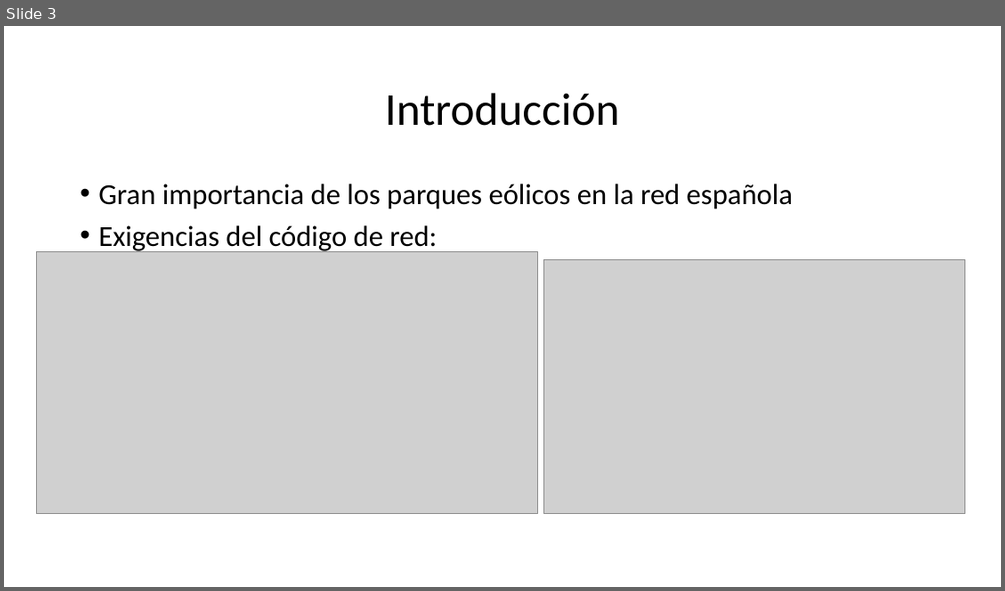
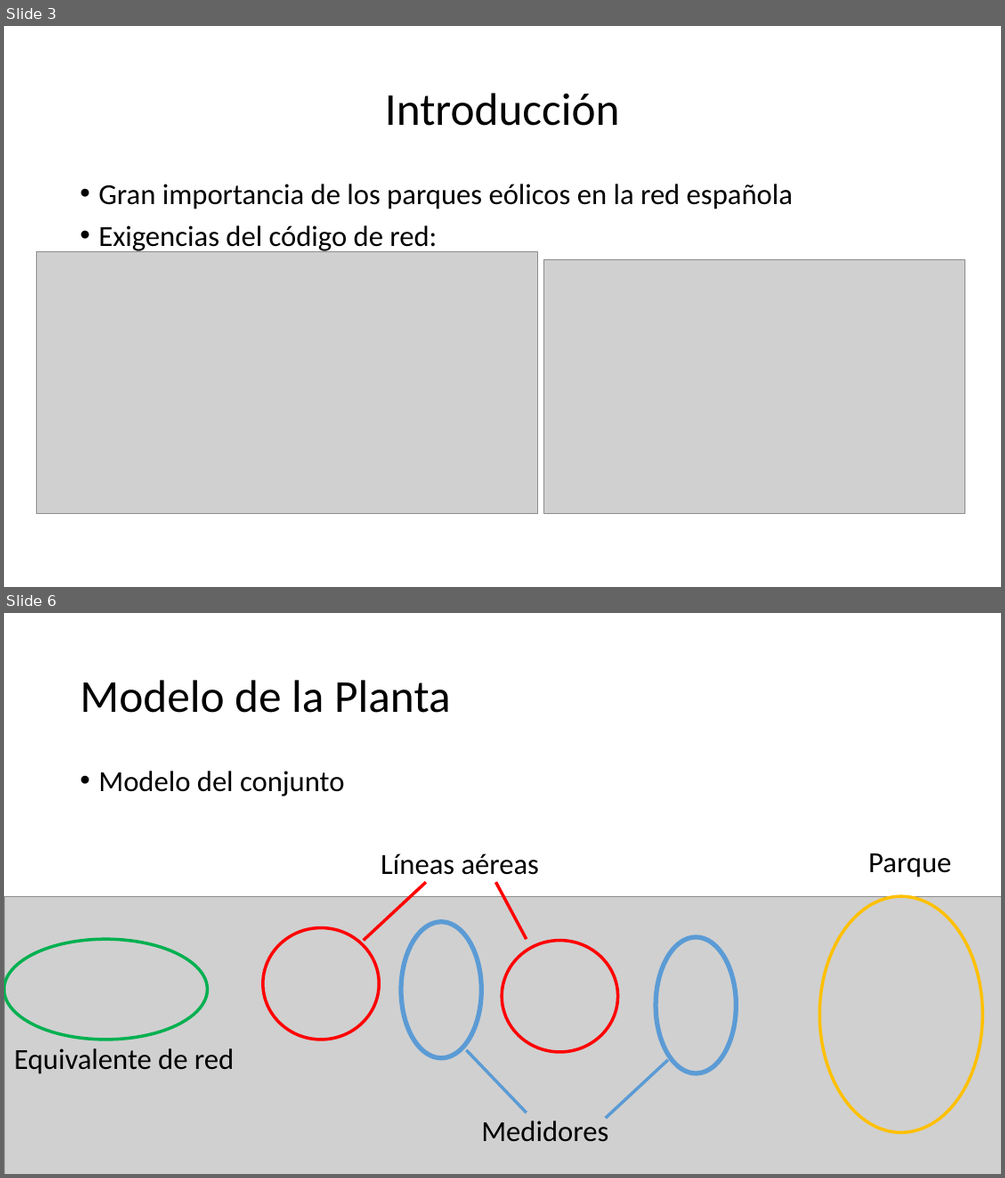
Before and after one commit to EmilioLdelaFuente/tfg, a slide deck: tfgPP.pptx. Shown one above the other, each under a label of ours: slide 3 before the commit, slides 3 and 6 after it; the slides between them are not shown. The pictures are 1005x591 and 1005x1178 pixels, drawn with LibreOffice and Linux fonts; fonts in the diff are those of the drawing; grey boxes stand for pictures. Boxes give left, top, right and bottom in pixels: in the first picture for what was removed or moved away, otherwise in the second. Text is boxed around its words. In the diff, an @@ line names an element or a change of style, - is before the commit and + after.

```diff
--- a/tfgPP.pptx
+++ b/tfgPP.pptx
@@ slide 6 added at [4,613,1001,1174], background #FFFFFF @@
@@ title added at [80,680,451,713], 44 pt, text #000000 @@
+Modelo de la Planta
@@ text added at [98,771,344,796], 28 pt, text #000000 @@
+• Modelo del conjunto
@@ text added at [380,853,539,875], 28 pt, text #000000 @@
+Líneas aéreas
@@ text added at [868,853,951,877], 28 pt, text #000000 @@
+Parque
@@ picture added at [4,896,1001,1174] @@
@@ line added from (364, 941) to (426, 882), #FF0000 3 pt @@
@@ line added from (526, 939) to (496, 882), #FF0000 3 pt @@
@@ ellipse added at [820,896,983,1133], outline #FFC000 3 pt @@
@@ ellipse added at [263,928,379,1039], outline #FF0000 3 pt @@
@@ ellipse added at [401,922,481,1058], outline #5B9BD5 4.5 pt @@
@@ ellipse added at [4,939,208,1039], outline #00B050 3 pt @@
@@ ellipse added at [502,941,618,1052], outline #FF0000 3 pt @@
@@ ellipse added at [656,937,736,1073], outline #5B9BD5 4.5 pt @@
@@ text added at [14,1048,234,1074], 28 pt, text #000000 @@
+Equivalente de red
@@ line added from (526, 1112) to (466, 1050), #5B9BD5 3 pt @@
@@ line added from (606, 1118) to (668, 1060), #5B9BD5 3 pt @@
@@ text added at [481,1117,608,1142], 28 pt, text #000000 @@
+Medidores
```
Also in this commit, not shown: 1 slide changed, 3 other slides added.
